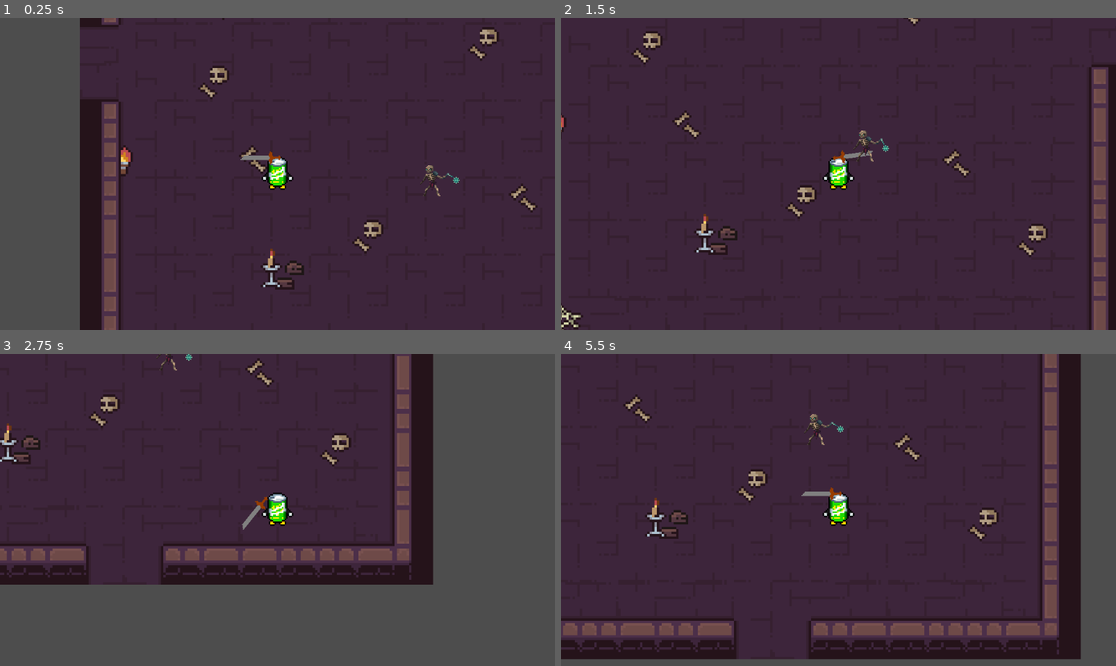
Above: before the commit, frames 1-4 (two rows, left to right).
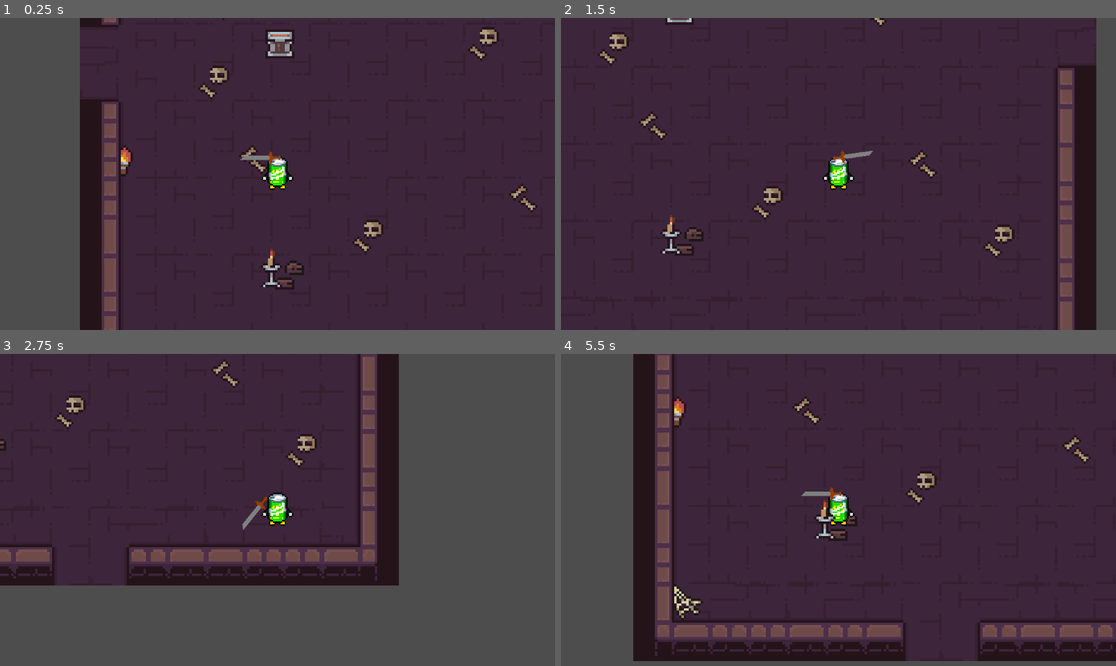
Above: after the commit, the same moments.

Repository: WilfingerS/CS415-2024
Game: Godot game, scene res://Scenes/Levels/MainScene.tscn
Same seed, same stepped clock (60 frames per second), same inputs: the game is played once before the commit and once after it.
Inputs (mouse positions are in pixels of both pictures, inside the frame that each line leads up to):
- Up to frame 1 (0.25 s): no input
- Up to frame 2 (1.5 s): move the mouse to (960, 158) at 0.52 s; hold D (right) 0.53-1.28 s; hold F (Interact, bound only after the commit) 0.53-1.28 s; move the mouse to (727, 189) at 1.27 s; hold S (down) from 1.28 s (still down); click (727, 189) at 1.35 s
- Up to frame 3 (2.75 s): tap F (Interact, bound only after the commit) at 1.55 s; move the mouse to (333, 441) at 2.02 s; release S (down) at 2.03 s; hold D (right) from 2.03 s (still down); hold F (Interact, bound only after the commit) from 2.03 s (still down)
- Up to frame 4 (5.5 s): move the mouse to (810, 572) at 2.77 s; release D (right) at 2.78 s; release F (Interact, bound only after the commit) at 2.78 s; hold W (up) 2.78-3.53 s; tap F (Interact, bound only after the commit) at 2.85, 4.35 s; move the mouse to (1005, 556) at 3.52 s; hold F (Interact, bound only after the commit) 3.53-4.28 s; hold A (left) 3.53-5.03 s; click (1005, 556) at 3.6 s; move the mouse to (672, 463) at 4.27 s; move the mouse to (866, 510) at 5.02 s; hold S (down) from 5.03 s (still down); hold F (Interact, bound only after the commit) from 5.03 s (still down)

The runs differ from the first frame. In frame 1, 0.5% of the frame differs, in the area x 47-83%, y 3-58%; in frame 2, 11%; in frame 3, 13%; in frame 4, 36%, in the area x 0-100%, y 0-99%.

Commit message:
Created Interaction Maneger

Diff:
--- /dev/null
+++ b/GodotProjectFolder/Interaction/Interaction Area/Interaction_area.gd
@@ -0,0 +1,15 @@
+extends Area2D
+class_name InteractionArea
+
+@export var action_name: String = "Interact"
+
+var interact: Callable = func():
+	pass
+
+
+func _on_body_entered(body):
+	InteractionManager.register_area(self)
+
+
+func _on_body_exited(body):
+	InteractionManager.unregister_area(self)
--- /dev/null
+++ b/GodotProjectFolder/Interaction/Interaction Area/Interaction_area.tscn
@@ -0,0 +1,11 @@
+[gd_scene load_steps=2 format=3 uid="uid://dhajlijwh6uy4"]
+
+[ext_resource type="Script" path="res://Interaction/Interaction Area/Interaction_area.gd" id="1_hqmpc"]
+
+[node name="InteractionArea" type="Area2D"]
+collision_layer = 0
+collision_mask = 2
+script = ExtResource("1_hqmpc")
+
+[connection signal="body_entered" from="." to="." method="_on_body_entered"]
+[connection signal="body_exited" from="." to="." method="_on_body_exited"]
--- /dev/null
+++ b/GodotProjectFolder/Interaction/InteractionManager.gd
@@ -0,0 +1,46 @@
+extends Node2D
+
+@onready var player = get_tree().get_first_node_in_group("Player")
+@onready var label = $Label
+
+const base_txt = "[E] to"
+
+var active_areas = []
+var can_interact = true
+
+
+func register_area(area: InteractionArea):
+	active_areas.push_back(area)
+
+func unregister_area(area: InteractionArea):
+	var index = active_areas.find(area)
+	if index != -1:
+		active_areas.remove_at(index)
+
+func _process(delta):
+	if active_areas.size() > 0 && can_interact:
+		active_areas.sort_custon(_sort_by_distance_to_player)
+		label.text = base_txt + active_areas[0].action_name
+		label.global_position = active_areas[0].global_position
+		label.global_position.y -= 36
+		label.global_position.x = label.size / 2
+		label.show()
+	else:
+		label.hide()
+
+
+
+func _sort_by_distance_to_player(area1, area2):
+	var area1_to_player = player.global_position.distance_to(area1.global_position)
+	var area2_to_player = player.global_position.distance_to(area2.global_position)
+	return area1_to_player < area2_to_player
+
+func input(event):
+	if event.is_action_pressed("Interact") && can_interact:
+		if active_areas.size() > 0:
+			can_interact = false
+			label.hide()
+
+			await active_areas[0].interact.call()
+
+			can_interact = true
--- /dev/null
+++ b/GodotProjectFolder/Interaction/InteractionManager.tscn
@@ -0,0 +1,19 @@
+[gd_scene load_steps=2 format=3 uid="uid://cilggs65uhmtk"]
+
+[ext_resource type="Script" path="res://Interaction/InteractionManager.gd" id="1_a3aaj"]
+
+[node name="InteractionManager" type="Node2D"]
+script = ExtResource("1_a3aaj")
+
+[node name="Label" type="Label" parent="."]
+z_index = 20
+anchors_preset = 5
+anchor_left = 0.5
+anchor_right = 0.5
+offset_left = -62.5
+offset_right = 62.5
+offset_bottom = 23.0
+grow_horizontal = 2
+text = "[E] TO INTERACT"
+horizontal_alignment = 1
+vertical_alignment = 1
--- a/GodotProjectFolder/Scenes/Levels/MainScene.tscn
+++ b/GodotProjectFolder/Scenes/Levels/MainScene.tscn
@@ -1,24 +1,28 @@
 [gd_scene load_steps=5 format=3 uid="uid://babnmxqdpfmjs"]
 
-[ext_resource type="PackedScene" uid="uid://bddrcwkuo7k48" path="res://Scenes/Characters/player_character.tscn" id="1_3u81v"]
+[ext_resource type="PackedScene" uid="uid://bddrcwkuo7k48" path="res://Scenes/Characters/Character.tscn" id="1_3u81v"]
 [ext_resource type="PackedScene" uid="uid://b74j72sy4ihbx" path="res://Scenes/Levels/MultiRoom.tscn" id="1_88w2w"]
-[ext_resource type="PackedScene" uid="uid://cvk5t5c7vvgv6" path="res://Scenes/Characters/flail_skeleton.tscn" id="2_2fqig"]
+[ext_resource type="PackedScene" uid="uid://cghx8ibvkewpx" path="res://Scenes/Levels/chest.tscn" id="3_y2hvb"]
 [ext_resource type="PackedScene" uid="uid://bky72twc6w0xk" path="res://Scenes/Levels/torch.tscn" id="4_26dd0"]
 
 [node name="MainScene" type="Node2D"]
 
 [node name="MultiRoom" parent="." instance=ExtResource("1_88w2w")]
 
+[node name="chest" parent="." instance=ExtResource("3_y2hvb")]
+light_mask = 0
+visibility_layer = 2
+position = Vector2(-45, -24)
+scale = Vector2(0.1, 0.1)
+
 [node name="Player_Character" parent="." groups=["Player"] instance=ExtResource("1_3u81v")]
 position = Vector2(-46, 30)
 scale = Vector2(0.3, 0.3)
+collision_layer = 2
+collision_mask = 2
 
 [node name="Camera2D" type="Camera2D" parent="Player_Character"]
 zoom = Vector2(5, 5)
 
-[node name="Flail_Skeleton" parent="." instance=ExtResource("2_2fqig")]
-position = Vector2(18, 40)
-scale = Vector2(0.4, 0.4)
-
 [node name="Torch" parent="." instance=ExtResource("4_26dd0")]
 position = Vector2(-41, 77)
--- a/GodotProjectFolder/Scenes/Levels/chest.gd
+++ b/GodotProjectFolder/Scenes/Levels/chest.gd
@@ -1,9 +1,14 @@
 extends Node2D
 
-var player = null
+@onready var interaction_area: InteractionArea = $InteractionArea
 
-func _on_detection_area_body_entered(body):
-	player = body
+const lines: Array[String] = [
+	"Hey Im a Cheast!"
+]
 
-func _on_detection_area_body_exited(_body):
-	player = null
+func _ready():
+	interaction_area.interact = Callable(self, "_on_interact")
+
+
+func _on_interact():
+	print(lines[0])
--- a/GodotProjectFolder/Scenes/Levels/chest.tscn
+++ b/GodotProjectFolder/Scenes/Levels/chest.tscn
@@ -2,12 +2,10 @@
 
 [ext_resource type="Texture2D" uid="uid://co3p8g8khbhap" path="res://Assets/2D Pixel Dungeon Asset Pack/items and trap_animation/box_1/box_1_1.png" id="1_rwhoh"]
 [ext_resource type="Script" path="res://Scenes/Levels/chest.gd" id="1_v2m2a"]
+[ext_resource type="Script" path="res://Interaction/Interaction Area/Interaction_area.gd" id="3_yty81"]
 
-[sub_resource type="RectangleShape2D" id="RectangleShape2D_doycm"]
-size = Vector2(119, 121)
-
-[sub_resource type="CircleShape2D" id="CircleShape2D_jibge"]
-radius = 122.589
+[sub_resource type="CircleShape2D" id="CircleShape2D_1ky4h"]
+radius = 406.492
 
 [node name="chest" type="Node2D"]
 script = ExtResource("1_v2m2a")
@@ -16,13 +14,11 @@
 scale = Vector2(10, 10)
 texture = ExtResource("1_rwhoh")
 
-[node name="StaticBody2D" type="StaticBody2D" parent="."]
+[node name="InteractionArea" type="Area2D" parent="."]
+collision_layer = 2
+collision_mask = 2
+script = ExtResource("3_yty81")
+action_name = "Talk"
 
-[node name="CollisionShape2D" type="CollisionShape2D" parent="StaticBody2D"]
-position = Vector2(0.5, 0.5)
-shape = SubResource("RectangleShape2D_doycm")
-
-[node name="Area2D" type="Area2D" parent="."]
-
-[node name="CollisionShape2D" type="CollisionShape2D" parent="Area2D"]
-shape = SubResource("CircleShape2D_jibge")
+[node name="CollisionShape2D" type="CollisionShape2D" parent="InteractionArea"]
+shape = SubResource("CircleShape2D_1ky4h")
--- a/GodotProjectFolder/project.godot
+++ b/GodotProjectFolder/project.godot
@@ -14,6 +14,10 @@
 run/main_scene="res://Scenes/Levels/MainScene.tscn"
 config/features=PackedStringArray("4.2", "Forward Plus")
 config/icon="res://icon.svg"
+
+[autoload]
+
+InteractionManager="*res://Interaction/InteractionManager.tscn"
 
 [input]
 
@@ -47,6 +51,11 @@
 "events": [Object(InputEventKey,"resource_local_to_scene":false,"resource_name":"","device":-1,"window_id":0,"alt_pressed":false,"shift_pressed":false,"ctrl_pressed":false,"meta_pressed":false,"pressed":false,"keycode":0,"physical_keycode":69,"key_label":0,"unicode":101,"echo":false,"script":null)
 ]
 }
+Interact={
+"deadzone": 0.5,
+"events": [Object(InputEventKey,"resource_local_to_scene":false,"resource_name":"","device":0,"window_id":0,"alt_pressed":false,"shift_pressed":false,"ctrl_pressed":false,"meta_pressed":false,"pressed":false,"keycode":0,"physical_keycode":70,"key_label":0,"unicode":0,"echo":false,"script":null)
+]
+}
 
 [layer_names]
 
